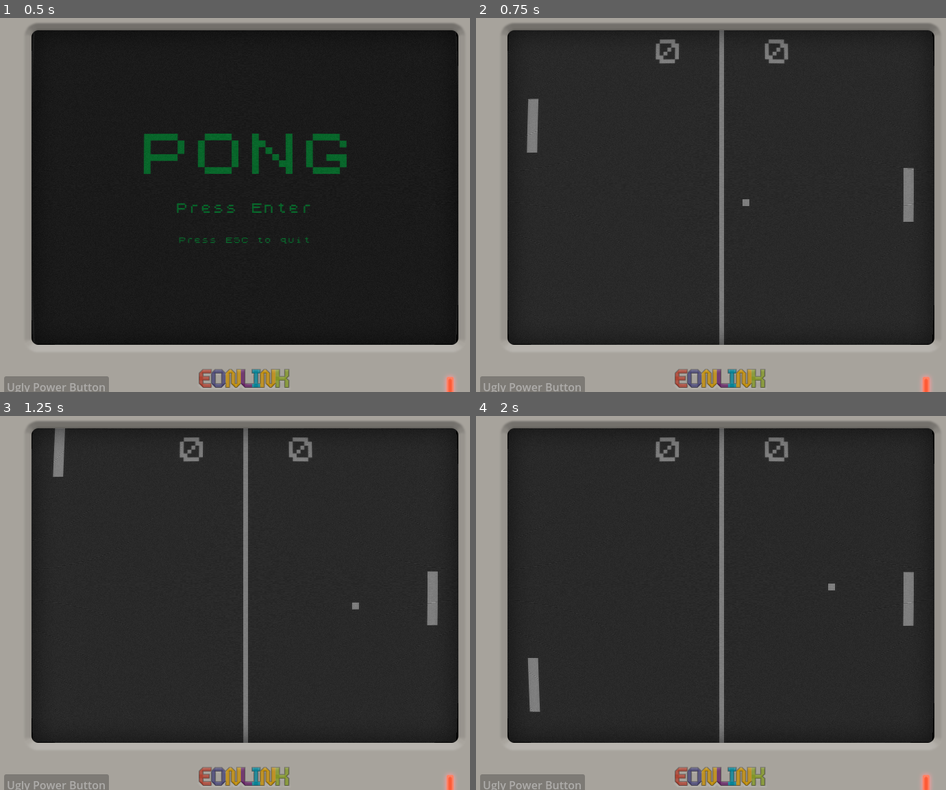
Above: before the commit, frames 1-4 (two rows, left to right).
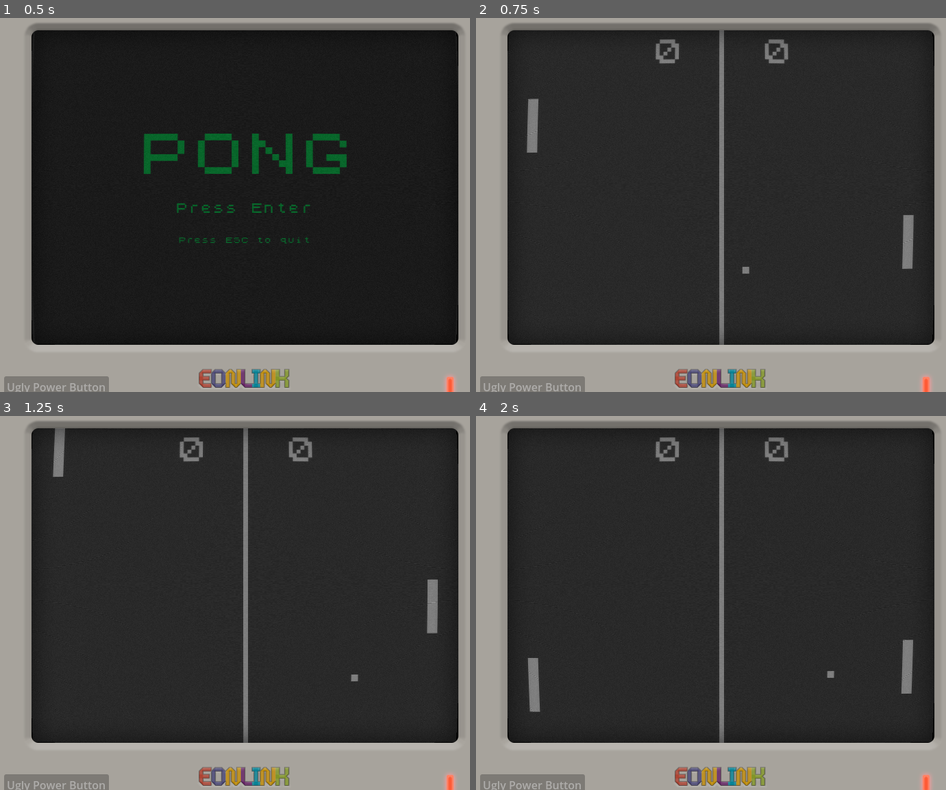
Above: after the commit, the same moments.

Repository: the-archbishop/temporal_ties
Game: Godot game, scene res://Assets/Scenes/pong.tscn
Same seed, same stepped clock (60 frames per second), same inputs: the game is played once before the commit and once after it. This scene is started directly instead of the project's main scene.
Inputs:
- Up to frame 1 (0.5 s): no input
- Up to frame 2 (0.75 s): tap Enter (ui_accept) at 0.5, 0.6 s; hold Up (ui_up) from 0.53 s (still down)
- Up to frame 3 (1.25 s): keep holding Up (ui_up); tap Enter (ui_accept) at 0.77, 1.07 s
- Up to frame 4 (2 s): release Up (ui_up) at 1.28 s; hold Down (ui_down) from 1.28 s (still down); tap Enter (ui_accept) at 1.35, 1.52, 1.82 s

Frame 1 is identical in both runs. In frame 2, 0.6% of the frame differs, in the area x 56-94%, y 40-69%; in frame 3, 0.2%; in frame 4, 0.7%, in the area x 74-94%, y 41-75%.

Commit message:
bug squash - fixed issue where commands did not work after exiting pong

Diff:
--- a/Assets/Scripts/Intro.gd
+++ b/Assets/Scripts/Intro.gd
@@ -1,6 +1,7 @@
 extends Control
 
 const INNER_DIALOG_BOX = preload("res://Assets/Scenes/inner_dialog_box.tscn")
+const MAIN = preload("res://Assets/Scenes/main.tscn")
 
 @onready var computer_screen_off = $ComputerScreen_Off
 @onready var power_light_on = $ComputerLightOn
--- a/Assets/Scripts/Pong.gd
+++ b/Assets/Scripts/Pong.gd
@@ -29,13 +29,13 @@
 	ball.new_ball()
 
 
-func _on_score_left_body_entered(body):
+func _on_score_left_body_entered(_body):
 	score[1] += 1
 	cpu_score.text = str(score[1])
 	ball_timer.start()
 
 
-func _on_score_right_body_entered(body):
+func _on_score_right_body_entered(_body):
 	score[0] += 1
 	player_score.text = str(score[0])
 	ball_timer.start()
--- a/Assets/Scripts/PongBall.gd
+++ b/Assets/Scripts/PongBall.gd
@@ -14,7 +14,7 @@
 func new_ball():
 	#randomize start position and direction
 	position.x = win_size.x / 2
-	position.y = randi_range(200, win_size.y - 200)
+	position.y = randf_range(200, win_size.y - 200)
 	speed = START_SPEED
 	dir = random_direction()
 
--- a/Assets/Scripts/PongCPU.gd
+++ b/Assets/Scripts/PongCPU.gd
@@ -1,10 +1,10 @@
 extends StaticBody2D
 
 var ball_pos : Vector2
-var dist : int
-var move_by : int
-var win_height : int
-var p_height : int
+var dist : float
+var move_by : float
+var win_height : float
+var p_height : float
 
 const PADDLE_SPEED : int = 500
 
--- a/Assets/Scripts/PongPlayer.gd
+++ b/Assets/Scripts/PongPlayer.gd
@@ -1,7 +1,7 @@
 extends StaticBody2D
 
-var win_height : int
-var p_height : int
+var win_height : float
+var p_height : float
 
 const PADDLE_SPEED : int = 500
 
--- a/Assets/Scripts/Title.gd
+++ b/Assets/Scripts/Title.gd
@@ -3,7 +3,7 @@
 const INTRO = preload("res://Assets/Scenes/intro.tscn")
 
 
-func _process(delta):
+func _process(_delta):
 	if Input.is_action_just_pressed("ui_accept"):
 		# Switch to main scene
 		get_tree().change_scene_to_file("res://Assets/Scenes/intro.tscn")
